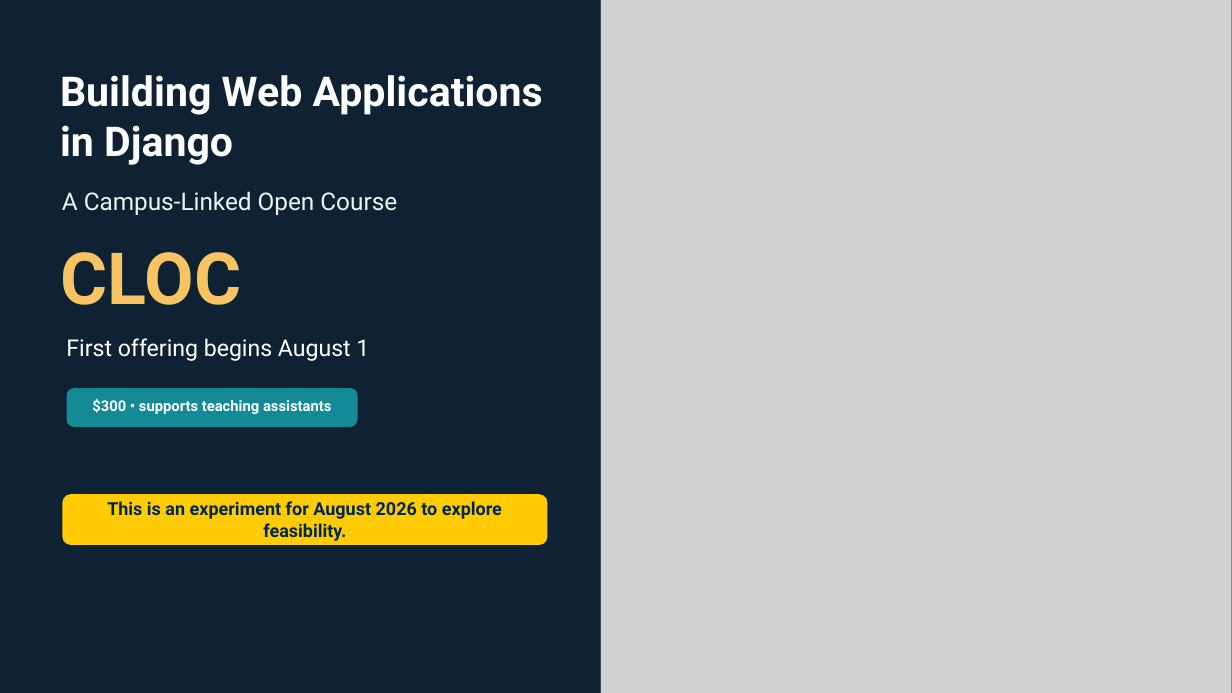
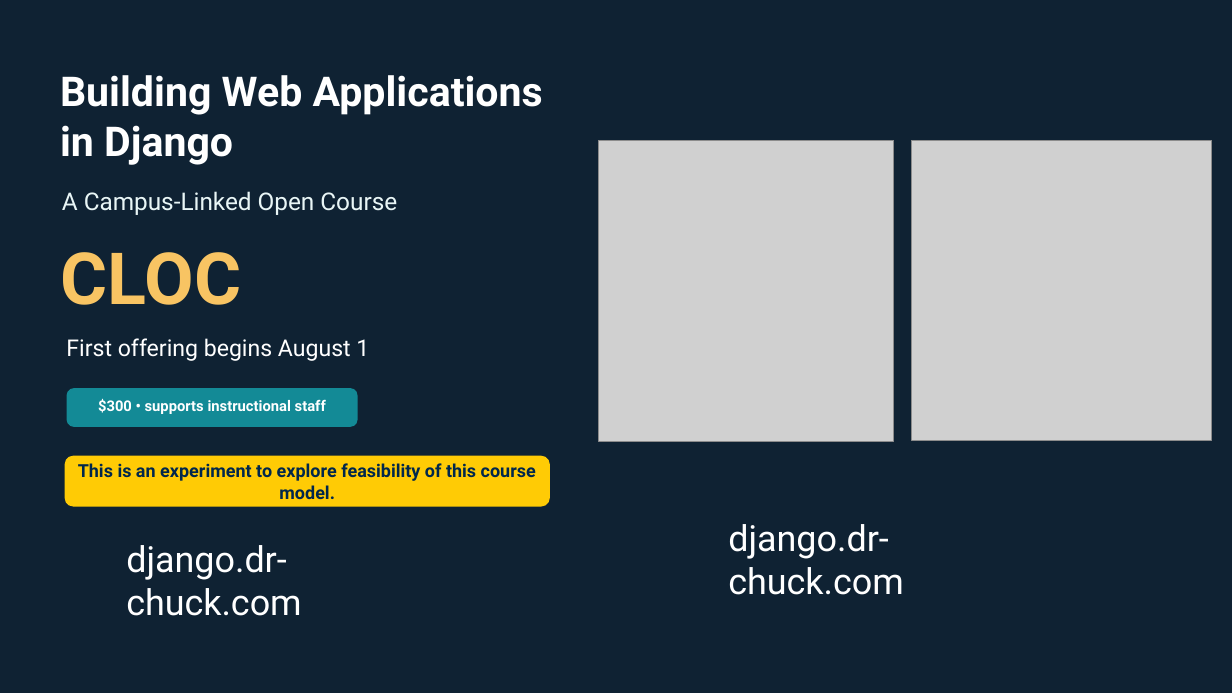
Before and after one commit to csev/dj4e, a slide deck: slide 1 of ali/Building_Web_Applications_Django_CLOC_Open_Course.pptx. Drawn at 1232x693 pixels with LibreOffice and Linux fonts; fonts in the diff are those of the drawing; grey boxes stand for pictures. Boxes give left, top, right and bottom in pixels: in the first picture for what was removed or moved away, otherwise in the second. Text is boxed around its words. In the diff, an @@ line names an element or a change of style, - is before the commit and + after.

```diff
--- a/ali/Building_Web_Applications_Django_CLOC_Open_Course.pptx
+++ b/ali/Building_Web_Applications_Django_CLOC_Open_Course.pptx
@@ picture: place and size @@
-picture at [601,0,1232,693]
+picture at [599,140,895,442]
@@ picture added at [912,140,1213,441] @@
@@ text at [98,399,326,414]: text changed @@
-$300 • supports teaching assistants
+$300 • supports instructional staff
@@ rounded rectangle "This is an experiment to ...": place and size @@
-rounded rectangle "This is an experiment to ..." at [63,494,548,545]
+rounded rectangle "This is an experiment to ..." at [65,456,550,506]
@@ text in rounded rectangle at [78,463,536,499]: text changed @@
-This is an experiment for August 2026 to explore feasibility.
+This is an experiment to explore feasibility of this course model.
@@ text added at [728,524,903,595], 28 pt, text #FFFFFF @@
+django.dr-chuck.com
@@ text added at [126,545,301,616], 28 pt, text #FFFFFF @@
+django.dr-chuck.com
@@ rectangle added at [366,636,730,687], fill #0F2233 @@
```
Also in this commit, not shown: 9 other slides changed, 1 slide added, 2 slides removed, 2 other files.
